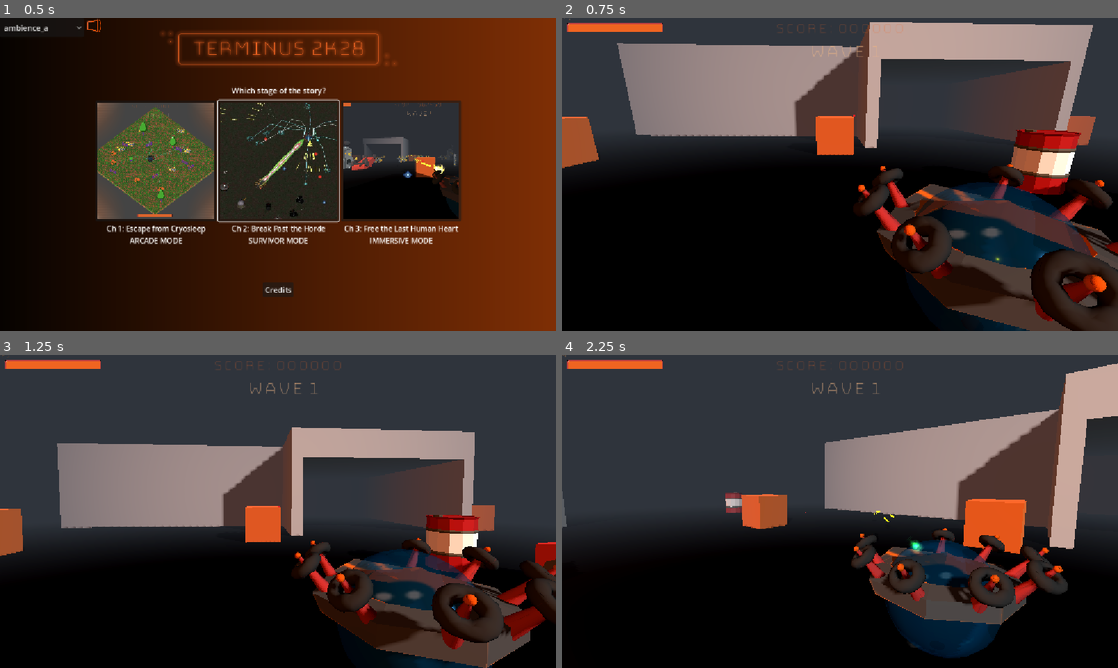
Above: before the commit, frames 1-4 (two rows, left to right).
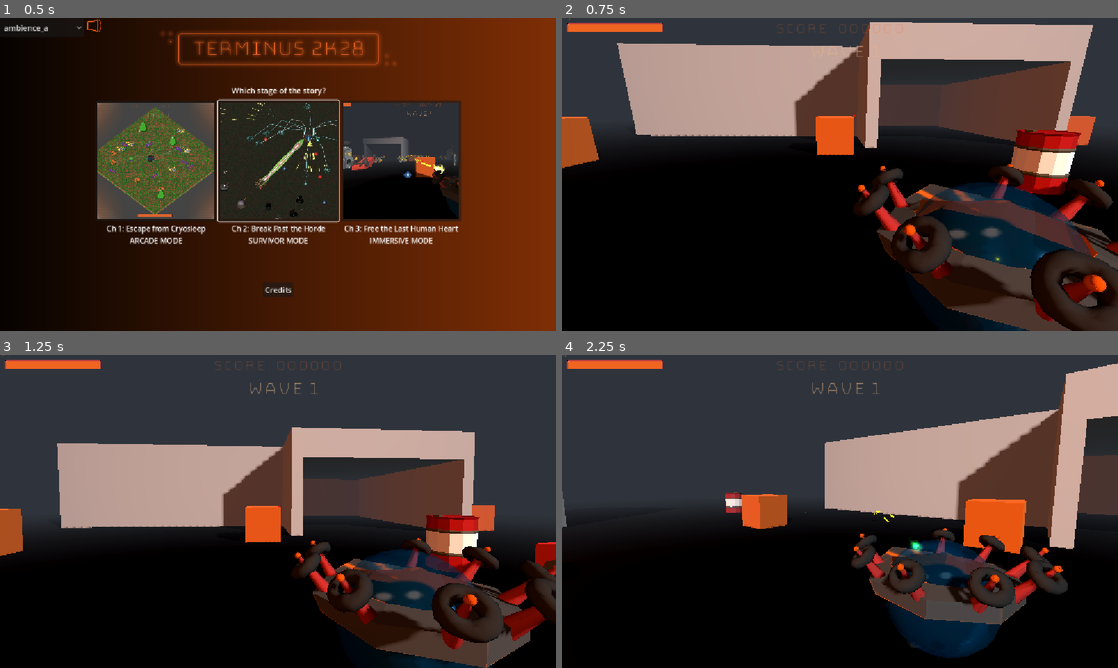
Above: after the commit, the same moments.

Repository: Gamkedo/terminus-2k28
Game: Godot game, scene res://level_menu.tscn
The game is run twice, just before and just after one commit, with the same random seed, the same clock (stepped at 60 frames per second) and the same inputs.
Inputs (mouse positions are in pixels of both pictures, inside the frame that each line leads up to):
- Up to frame 1 (0.5 s): no input
- Up to frame 2 (0.75 s): click (962, 161) at 0.5 s
- Up to frame 3 (1.25 s): no input
- Up to frame 4 (2.25 s): move the mouse to (867, 511) at 1.27 s; press the mouse at (867, 511) at 1.28 s; hold W (walk_up) from 1.28 s (still down); move the mouse to (812, 511) at 2.02 s; release the mouse at (812, 511) at 2.03 s; tap X (toggle_mouse_capture) at 2.1 s

Frame 1 is identical in both runs. In frame 2, 12% of the frame differs, in the area x 9-96%, y 2-41%; in frame 3, 11%; in frame 4, 7.7%.

Commit message:
Model enemies boundary, less dense immersive mode fog

Diff:
--- a/Scenes - Levels/areaImmersive.tscn
+++ b/Scenes - Levels/areaImmersive.tscn
@@ -112,7 +112,7 @@
 fog_mode = 1
 fog_light_color = Color(0.19057477, 0.21052259, 0.24044365, 1)
 fog_density = 1.0
-fog_depth_end = 50.0
+fog_depth_end = 80.0
 adjustment_enabled = true
 
 [sub_resource type="BoxMesh" id="BoxMesh_y5qfa"]
--- a/Scripts/gameplay/enemies/enemy_model_demo.gd
+++ b/Scripts/gameplay/enemies/enemy_model_demo.gd
@@ -22,6 +22,8 @@
 
 	pick_new_direction()
 
+	enforce_boundary()
+
 	collision_area.body_entered.connect(_collision_detected)
 
 func _process(delta):
@@ -32,6 +34,8 @@
 			pick_new_direction()
 	global_position += direction * speed * delta
 	rotation.y = lerp_angle(rotation.y, atan2(-direction.x, -direction.z), delta * rotation_speed)
+
+	enforce_boundary()
 
 	if attack_timer > 0:
 		attack_timer -= delta
